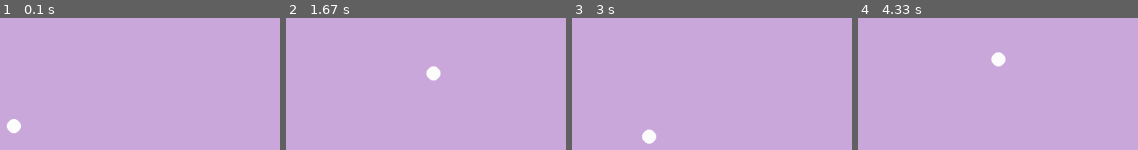
Above: before the commit, frames 1-4 (left to right).
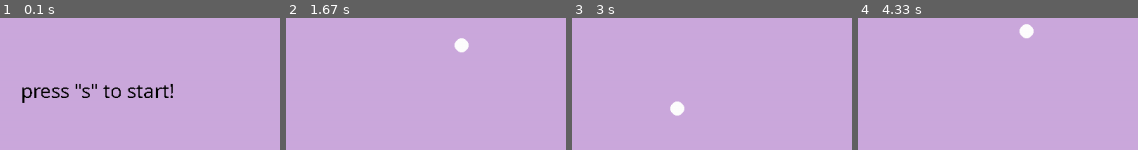
Above: after the commit, the same moments.

Repository: Jinnlk/pygame
Game: pygame game, started from main.py
Same seed, same stepped clock (60 frames per second), same inputs: the game is played once before the commit and once after it.
Inputs:
- Up to frame 1 (0.1 s): no input
- Up to frame 2 (1.67 s): tap S at 0.33 s; hold D 0.67-1.13 s; hold W 1.17-1.47 s; hold D from 1.5 s (still down)
- Up to frame 3 (3 s): release D at 1.97 s; hold A 2-2.53 s; hold S 2.57-2.87 s; hold A from 2.9 s (still down)
- Up to frame 4 (4.33 s): release A at 3.3 s; hold W 3.33-3.7 s; hold D from 3.73 s (still down)

The runs differ from the first frame. In frame 1, 2.5% of the frame differs, in the area x 2-62%, y 50-88%; in frame 2, 0.9%; in frame 3, 0.9%; in frame 4, 0.9%.

Commit message:
added basic main menu and implemented class project structure

Diff:
--- /dev/null
+++ b/game.py
@@ -0,0 +1,62 @@
+# importing libraries
+import pygame
+
+
+# main menu function
+def main_menu(pygame, width, height):
+
+    screen = pygame.display.set_mode((width, height))
+    font = pygame.font.SysFont("Comic Sans MS", 30)
+
+    while True:
+        keys = pygame.key.get_pressed()
+        if keys[pygame.K_s]:
+            break
+
+        screen.fill([204, 169, 221])
+        title = font.render('press "s" to start!', False, (0, 0, 0))
+        screen.blit(title, (width / 2 - 30, height / 2 - 30))
+        pygame.event.pump()
+        pygame.display.flip()
+
+
+# start game function
+def start_game(pygame, width, height):
+
+    GAME_OVER = False
+
+    screen = pygame.display.set_mode((width, height))
+    player_pos = pygame.Vector2(width / 2, height / 2)
+    screen.fill([204, 169, 221])
+
+    # game state loop, runs until game is over
+    while not GAME_OVER:
+
+        screen.fill([204, 169, 221])
+
+        # movement tech, checks for key presses and moves avatar accordingly
+        keys = pygame.key.get_pressed()
+        if player_pos.y > 0 and keys[pygame.K_w]:
+            player_pos.y -= 5
+        if player_pos.y < height and keys[pygame.K_s]:
+            player_pos.y += 5
+        if player_pos.x > 0 and keys[pygame.K_a]:
+            player_pos.x -= 5
+        if player_pos.x < width and keys[pygame.K_d]:
+            player_pos.x += 5
+
+        # renders display according to new avatar location
+        pygame.event.pump()
+        pygame.draw.circle(screen, "white", player_pos, 10)
+        pygame.display.flip()
+
+        # checks if game is over
+        if check_time() > 10000:
+            GAME_OVER = True
+
+    pygame.quit()
+
+
+# function to game duration
+def check_time():
+    return pygame.time.get_ticks()
--- a/main.py
+++ b/main.py
@@ -1,43 +1,11 @@
-# importing libraries
+# importing game function
+import game
 import pygame
 
 # game variables
-WIDTH, HEIGHT = 1280, 720
-GAME_OVER = False
+width, height = 1280, 720
+pygame.init()
 
-# initializing game window
-pygame.init()
-screen = pygame.display.set_mode((1280, 720))
-player_pos = pygame.Vector2(600, 400)
-screen.fill([204, 169, 221])
-
-# function to game duration
-def check_time():
-    return pygame.time.get_ticks()
-
-# game state loop, runs until game is over
-while not GAME_OVER:
-
-    screen.fill([204, 169, 221])
-
-    # movement tech, checks for key presses and moves avatar accordingly
-    keys = pygame.key.get_pressed()
-    if player_pos.y > 0 and keys[pygame.K_w]:
-        player_pos.y -= 5
-    if player_pos.y < HEIGHT and keys[pygame.K_s]:
-        player_pos.y += 5
-    if player_pos.x > 0 and keys[pygame.K_a]:
-        player_pos.x -= 5
-    if player_pos.x < WIDTH and keys[pygame.K_d]:
-        player_pos.x += 5
-
-    # renders display according to new avatar location
-    pygame.event.pump()
-    pygame.draw.circle(screen, "white", player_pos, 10)
-    pygame.display.flip()
-
-    # checks if game is over
-    if check_time() > 10000:
-        GAME_OVER = True
-
-pygame.quit()
+# start the game!
+game.main_menu(pygame, width, height)
+game.start_game(pygame, width, height)
